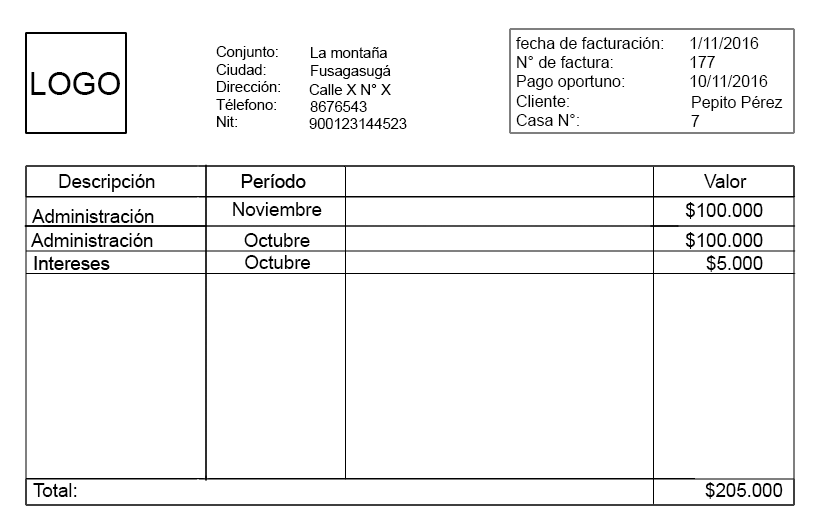
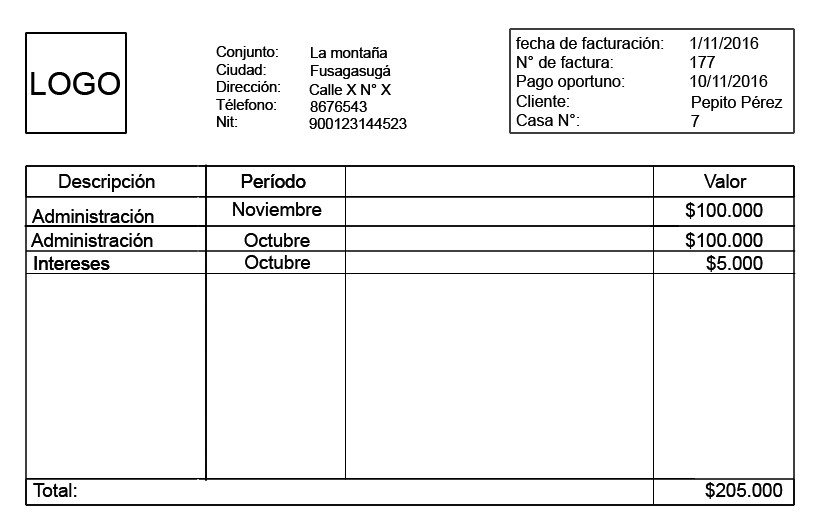
Revision of a layered 816x529 image; what changed, layer by layer:
added layer "900123144523 copia" above "8676543 copia" over [309, 118, 407, 129]
added layer "Calle X N° X copia" above "Fusagasugá copia" over [309, 84, 391, 95]
added layer "Fusagasugá copia" above "7 copia" over [311, 65, 391, 79]
added layer "Pepito Pérez copia" above "Capa 2 copia" over [692, 96, 783, 111]
added layer "Período copia" above "Intereses copia" over [24, 166, 796, 505]
added layer "Intereses copia" above "Administración copia 2" over [26, 164, 796, 486]
added layer "Administración copia 2" above "Administración copia" over [31, 233, 153, 247]
added layer "Administración copia" above "Capa 3 copia" over [32, 209, 154, 223]
added layer "$205.000 copia" above "Valor copia" over [705, 482, 783, 499]
added layer "$5.000 copia" above "$100.000 copia 2" over [706, 255, 763, 272]
added layer "$100.000 copia 2" above "$100.000 copia" over [685, 232, 763, 249]
added layer "$100.000 copia" above "Octubre copia 2" over [685, 202, 763, 219]
added layer "Octubre copia 2" above "Octubre copia" over [245, 255, 311, 269]
added layer "Octubre copia" above "Noviembre copia" over [244, 233, 310, 247]
added layer "Noviembre copia" above "Descripción copia" over [233, 202, 322, 216]
added layer "Descripción copia" above "Rectángulo 4 copia" over [59, 174, 155, 192]
added layer "Conjunto: Ciudad: Dirección: Télefono: Nit: copia" above "Capa 1 copia" over [216, 46, 279, 127]
added layer "10/11/2016 copia" above "177 copia" over [690, 75, 768, 87]
added layer "1/11/2016 copia" above "fecha de facturación: N° de factura: Pago oportuno: Cliente: Ca copia" over [690, 37, 759, 49]
added layer "fecha de facturación: N° de factura: Pago oportuno: Cliente: Ca copia" above "LOGO copia" over [516, 37, 664, 126]
added layer "LOGO copia" above "Rectángulo 2" over [31, 72, 120, 95]
painted on "Logo", unmasked it over [31, 72, 120, 95]
…and 6 more changes (6 added)
